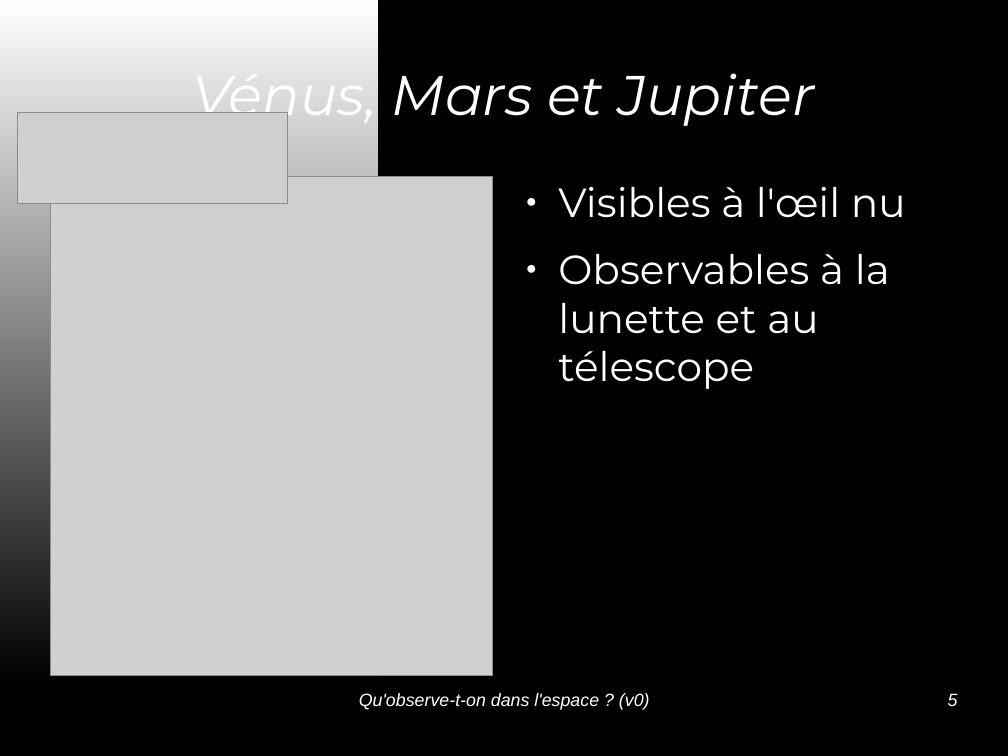
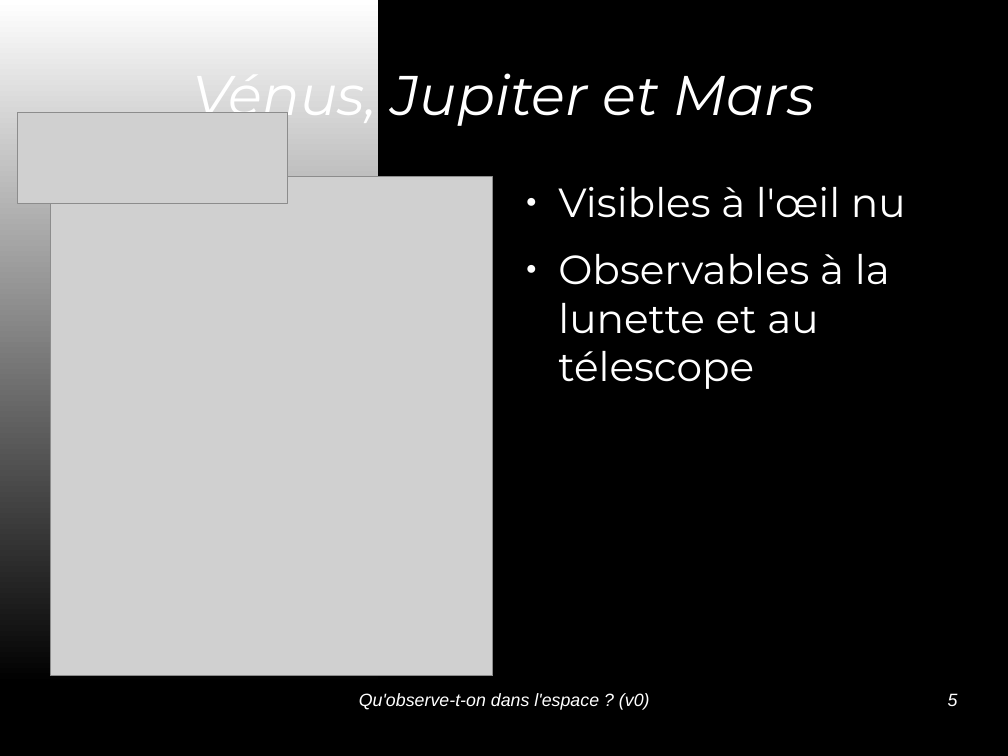
Before and after one commit to jcarnu/qf-astro, a slide deck: slide 5 of Ressources/Presentations/Qu_observe-t-on_dans_l_espace.odp. Drawn at 1008x756 pixels with LibreOffice and Linux fonts; fonts in the diff are those of the drawing; grey boxes stand for pictures; background and template pictures are left out. Boxes give left, top, right and bottom in pixels: in the first picture for what was removed or moved away, otherwise in the second. Text is boxed around its words. In the diff, an @@ line names an element or a change of style, - is before the commit and + after.

```diff
--- a/Ressources/Presentations/Qu_observe-t-on_dans_l_espace.odp
+++ b/Ressources/Presentations/Qu_observe-t-on_dans_l_espace.odp
@@ title at [193, 73, 815, 129]: text changed @@
-Vénus, Mars et Jupiter
+Vénus, Jupiter et Mars
```
Also in this commit, not shown: 2 other slides changed.
